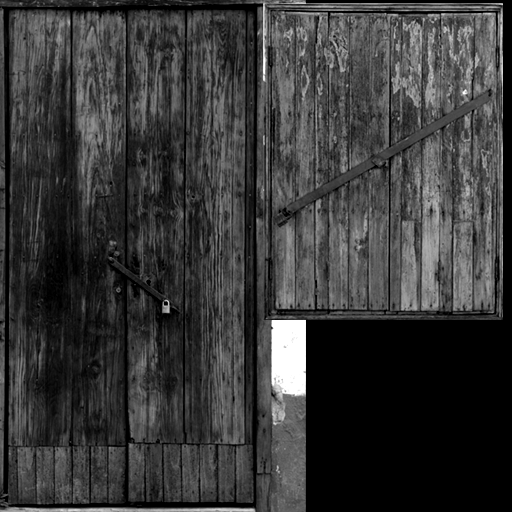
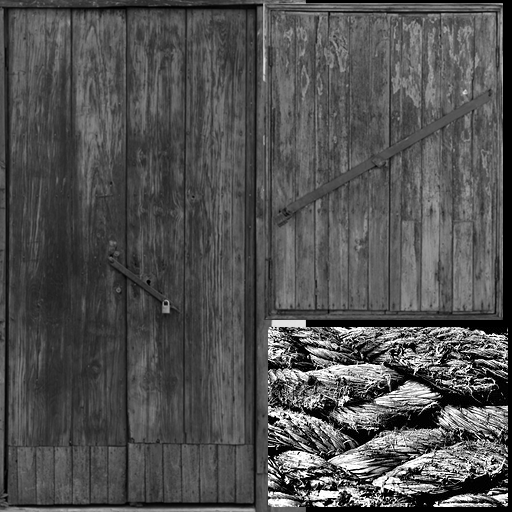
The second (512, 512) image is a revision of the first. Changes to its layers:
added layer "ropse_small.jpg" above "Layer 0" over <box>268,327,508,507</box>
